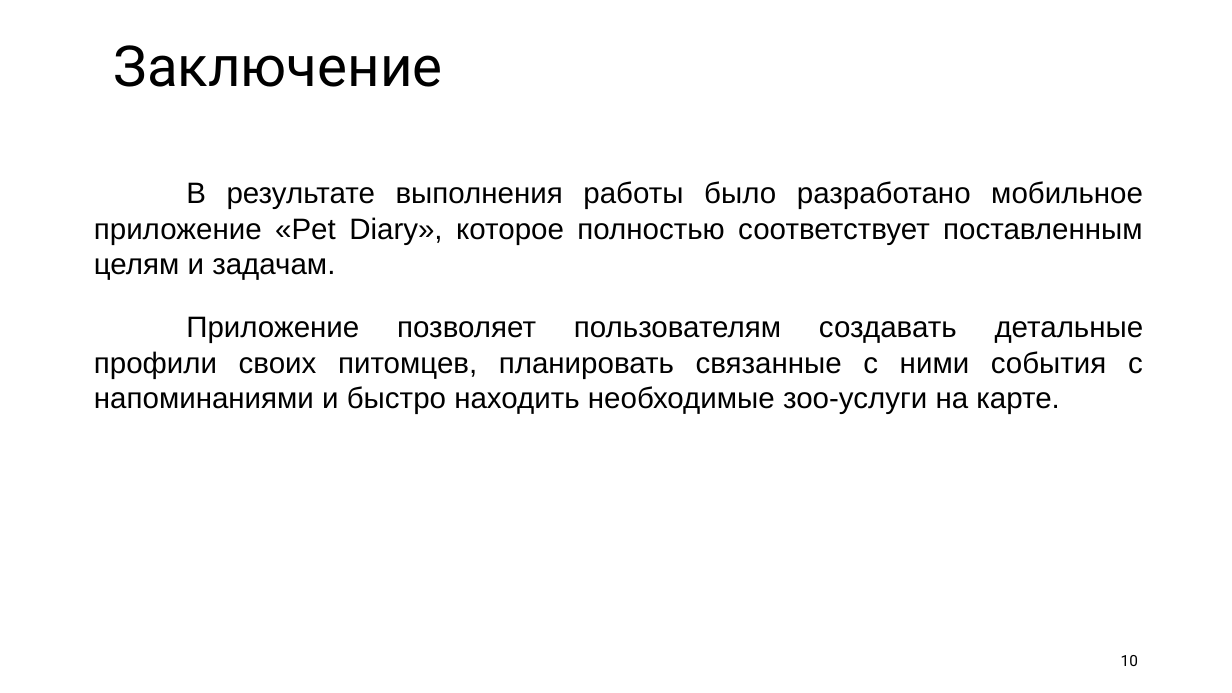
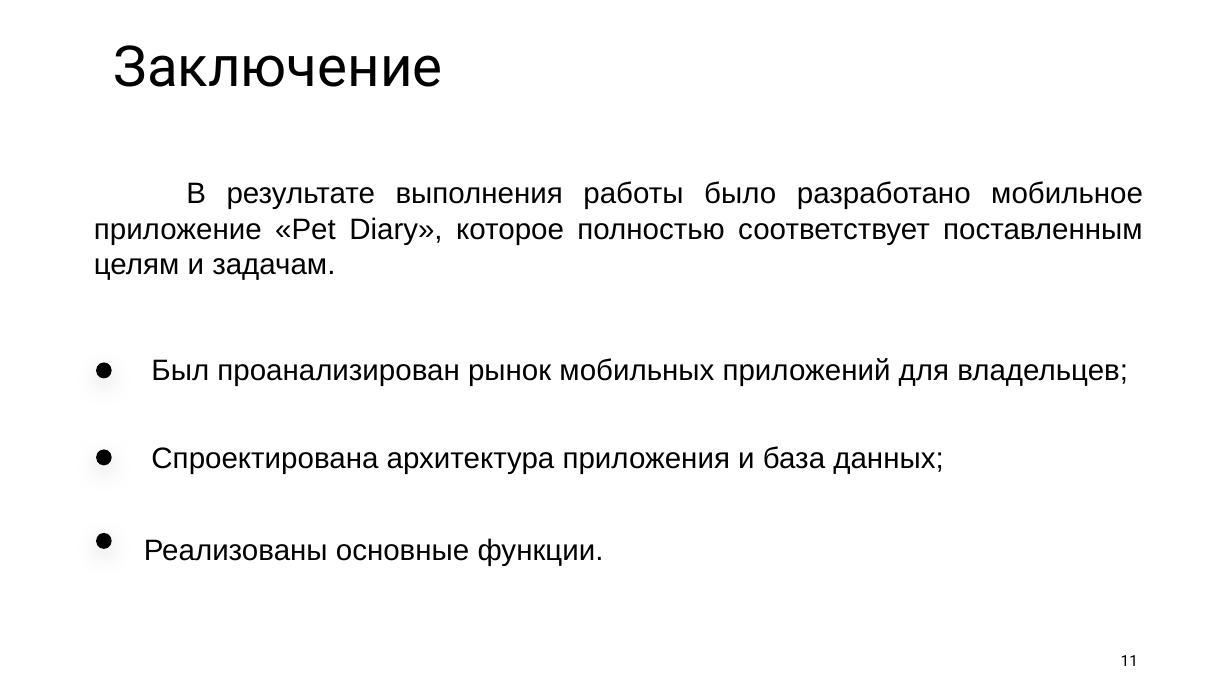
Before and after one commit to kattrin0/petDiarry_, a slide deck: slide 11 of documentation/презентация_PetDiary.pptx (slide 10 before the commit). Drawn at 1232x693 pixels with LibreOffice and Linux fonts; fonts in the diff are those of the drawing. Boxes give left, top, right and bottom in pixels: in the first picture for what was removed or moved away, otherwise in the second. Text is boxed around its words. In the diff, an @@ line names an element or a change of style, - is before the commit and + after.

```diff
--- a/documentation/презентация_PetDiary.pptx
+++ b/documentation/презентация_PetDiary.pptx
@@ text at [94, 316, 1144, 414]: paragraph removed @@
-Приложение позволяет пользователям создавать детальные профили своих питомцев, планировать связанные с ними события с напоминаниями и быстро находить необходимые зоо-услуги на карте.
@@ text added at [151, 358, 1128, 386], 23 pt, text #000000 @@
+Был проанализирован рынок мобильных приложений для владельцев;
@@ ellipse added at [96, 362, 112, 378], fill #000000 @@
@@ ellipse added at [96, 449, 112, 465], fill #000000 @@
@@ text added at [151, 446, 943, 474], 23 pt, text #000000 @@
+Спроектирована архитектура приложения и база данных;
@@ ellipse added at [96, 533, 112, 549], fill #000000 @@
@@ text added at [144, 538, 604, 566], 23 pt, text #000000 @@
+Реализованы основные функции.
@@ page number at [1121, 655, 1138, 666]: text changed @@
-10
+11
```
Also in this commit, not shown: 5 other slides changed, 2 slides added, 2 slides removed.
